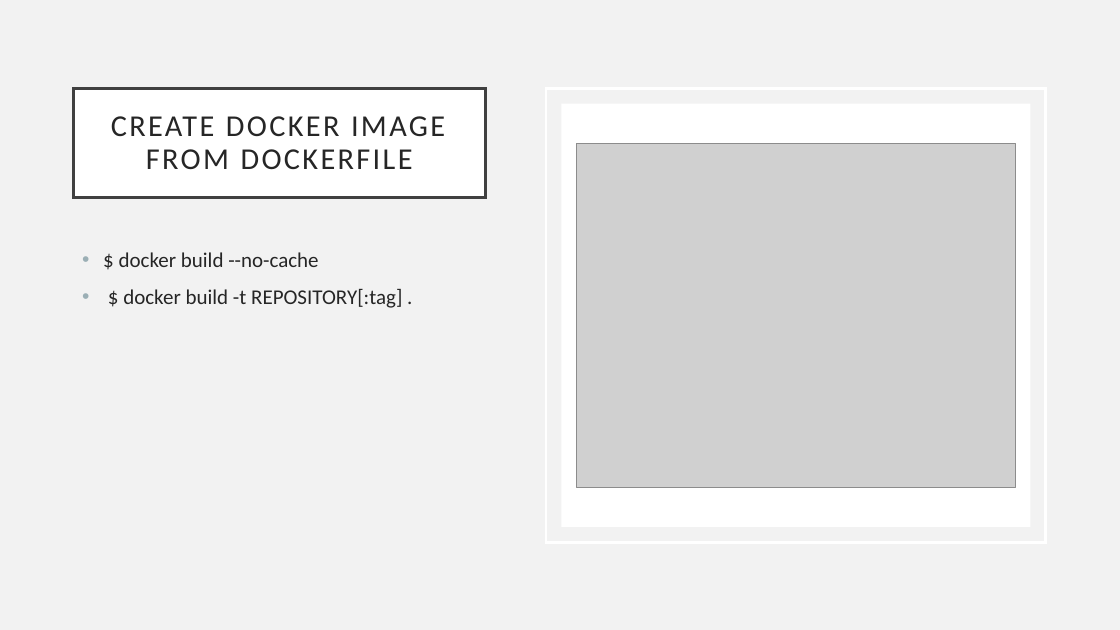
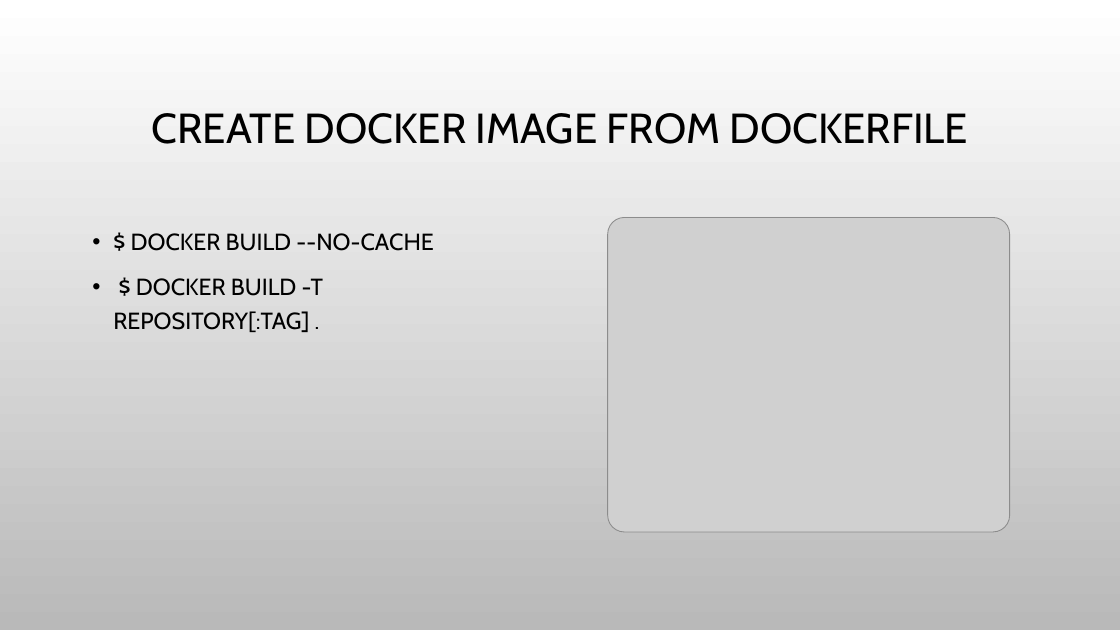
Before and after one commit to marilynwaldman/course, a slide deck: slide 13 of Learning Environment/Virtual Environment/01-VMandDocker.pptx. Drawn at 1120x630 pixels with LibreOffice and Linux fonts; fonts in the diff are those of the drawing; grey boxes stand for pictures; background and template pictures are left out. Boxes give left, top, right and bottom in pixels: in the first picture for what was removed or moved away, otherwise in the second. Text is boxed around its words. In the diff, an @@ line names an element or a change of style, - is before the commit and + after.

```diff
--- a/Learning Environment/Virtual Environment/01-VMandDocker.pptx
+++ b/Learning Environment/Virtual Environment/01-VMandDocker.pptx
@@ background #F2F2F2 to picture (left out) @@
@@ title "CREATE DOCKER IMAGE FROM DOCKERFILE": place and size @@
-title "CREATE DOCKER IMAGE FROM DOCKERFILE" at <box>74,88,486,197</box>
+title "CREATE DOCKER IMAGE FROM DOCKERFILE" at <box>152,113,968,144</box>
@@ title "CREATE DOCKER IMAGE FROM DOCKERFILE" at <box>152,113,968,144</box>: size 26 to 36 pt, font Calibri to Cabin, text colour #262626 to #000000, letter spacing 2 to 0 pt; fill #FFFFFF to none; outline #404040 2.5 pt to none @@
@@ rectangle removed at <box>546,88,1046,542</box> @@
@@ rectangle removed at <box>561,103,1030,527</box> @@
@@ text at <box>113,233,433,332</box>: text changed; size 18 to 20 pt; font Calibri to Cabin; text colour #262626 to #000000 @@
-• $ docker build --no-cache
-• $ docker build -t REPOSITORY[:tag] .
+• $ DOCKER BUILD --NO-CACHE
+• $ DOCKER BUILD -T REPOSITORY[:TAG] .
@@ picture: place and size @@
-picture at <box>576,144,1016,487</box>
+picture at <box>607,218,1010,532</box>
```
Also in this commit, not shown: 14 other slides changed, 2 slides added, 2 slides removed, 1 other file.
